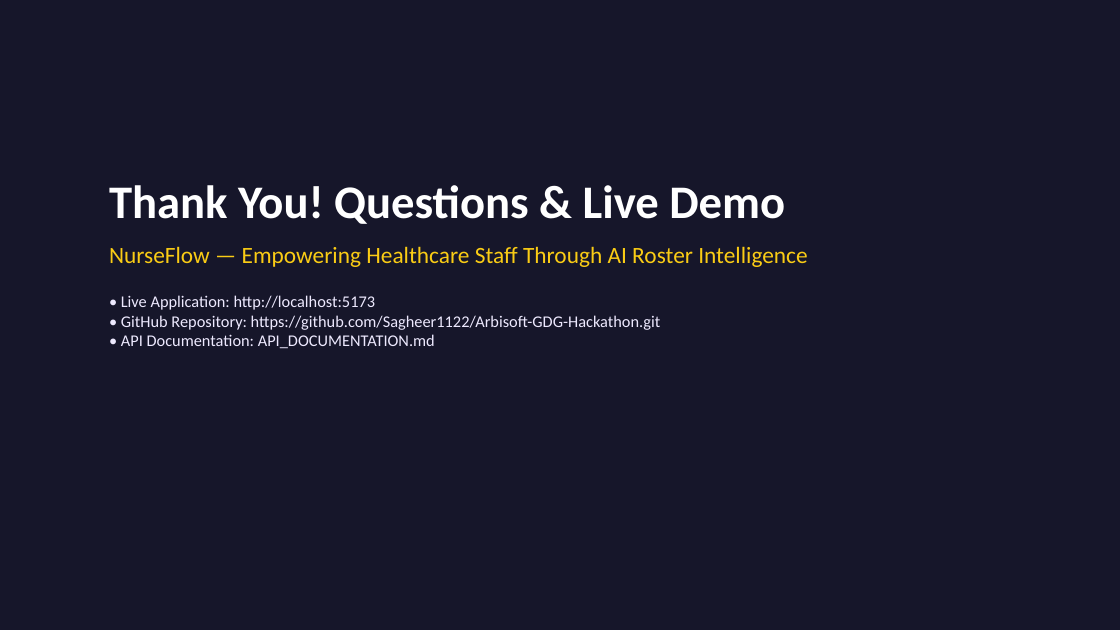
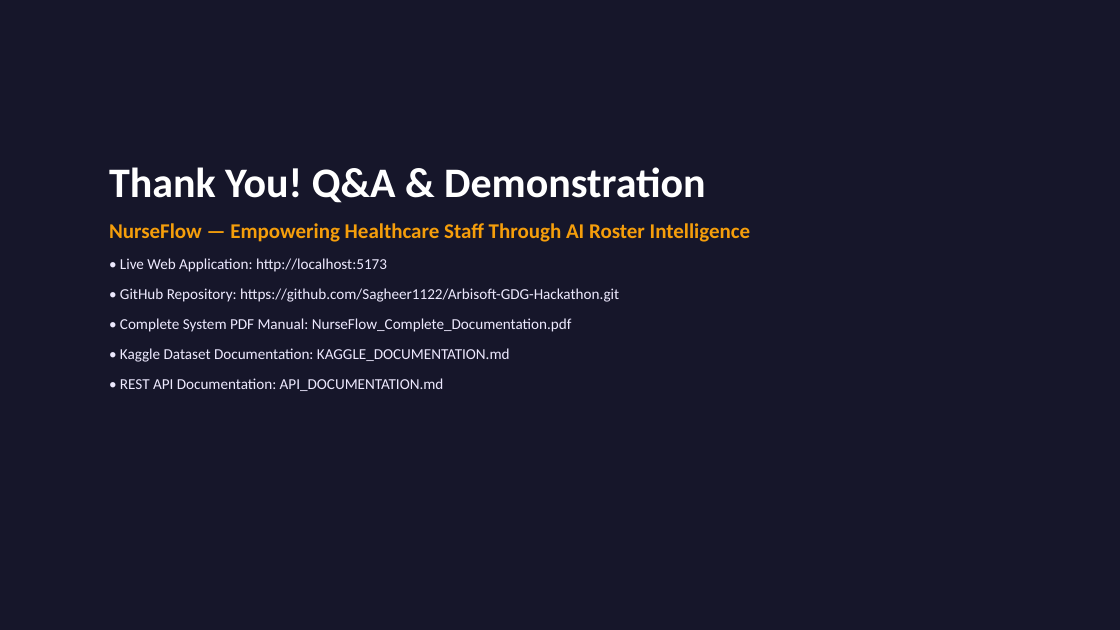
Before and after one commit to Sagheer1122/Arbisoft-GDG-Hackathon, a slide deck: slide 12 of NurseFlow_Project_Presentation.pptx (slide 10 before the commit). Drawn at 1120x630 pixels with LibreOffice and Linux fonts; fonts in the diff are those of the drawing. Boxes give left, top, right and bottom in pixels: in the first picture for what was removed or moved away, otherwise in the second. Text is boxed around its words. In the diff, an @@ line names an element or a change of style, - is before the commit and + after.

Commit message:
Update PowerPoint presentation with ultra-professional 12-slide layout

```diff
--- a/NurseFlow_Project_Presentation.pptx
+++ b/NurseFlow_Project_Presentation.pptx
@@ text "Thank You! Q&A & Demonstration" moved from (x1=109, y1=185, x2=807, y2=349) to (x1=109, y1=167, x2=751, y2=391) @@
@@ text at (x1=109, y1=167, x2=706, y2=203): text changed; size 40 to 36 pt @@
-Thank You! Questions & Live Demo
+Thank You! Q&A & Demonstration
@@ text at (x1=109, y1=223, x2=751, y2=242): size 20 to 18 pt, text colour #FACC15 to #F59E0B, bold on in "NurseFlow — Empowering Healthcare Staff Through AI ..." @@
@@ text at (x1=120, y1=258, x2=619, y2=391): text changed; size 14 to 13 pt @@
-• Live Application: http://localhost:5173
-• GitHub Repository: https://github.com/Sagheer1122/Arbisoft-GDG-Hackathon.git
-• API Documentation: API_DOCUMENTATION.md
+• Live Web Application: http://localhost:5173
+• GitHub Repository: https://github.com/Sagheer1122/Arbisoft-GDG-Hackathon.git
+• Complete System PDF Manual: NurseFlow_Complete_Documentation.pdf
+• Kaggle Dataset Documentation: KAGGLE_DOCUMENTATION.md
+• REST API Documentation: API_DOCUMENTATION.md
```
Also in this commit, not shown: 6 other slides changed, 5 slides added, 3 slides removed, 1 other file.
